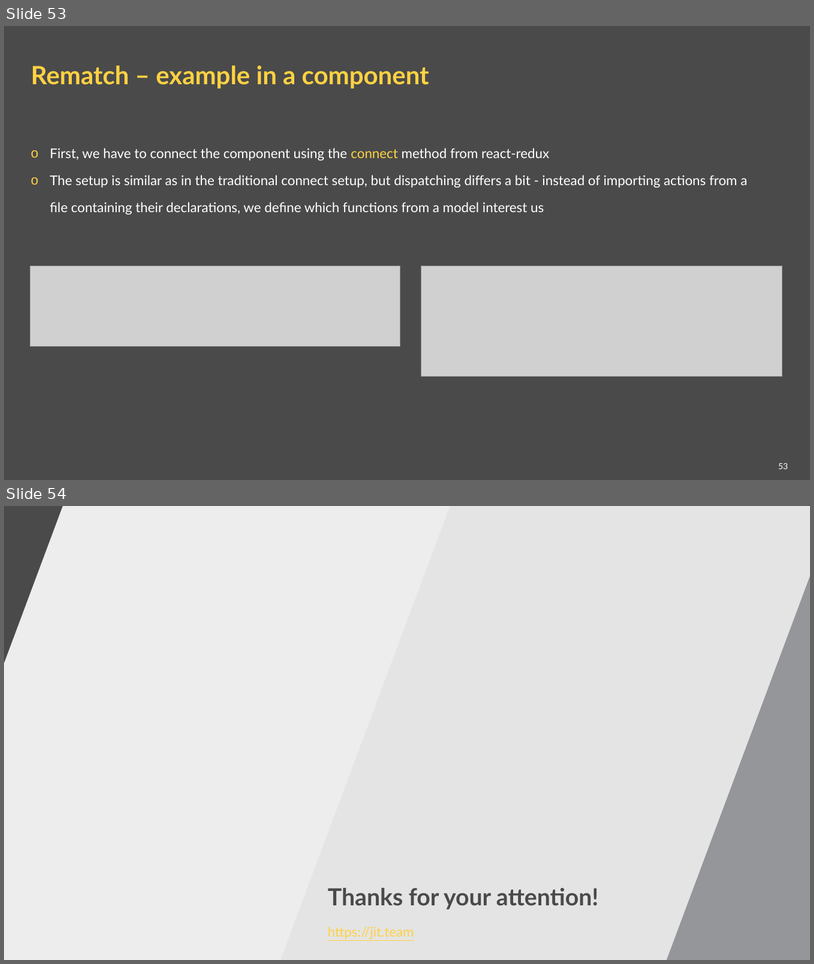
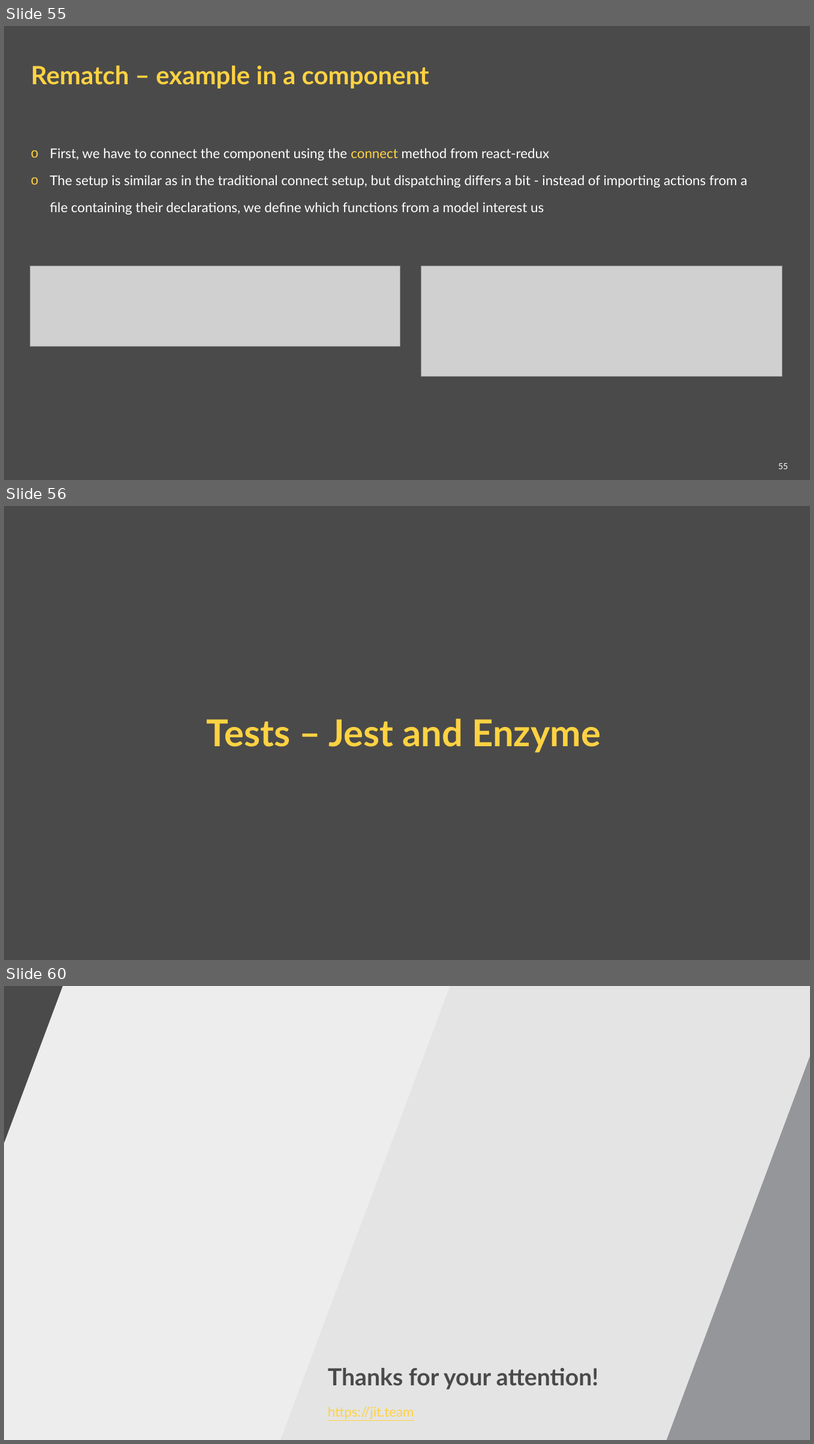
Before and after one commit to ppuzio/react-course-examples, a slide deck: React BEST course.pptx. Shown one above the other, each under a label of ours: slides 53 and 54 before the commit, slides 55, 56 and 60 after it; the slides between them are not shown. The pictures are 814x964 and 814x1444 pixels, drawn with LibreOffice and Linux fonts; fonts in the diff are those of the drawing; grey boxes stand for pictures; background and template pictures are left out. Boxes give left, top, right and bottom in pixels: in the first picture for what was removed or moved away, otherwise in the second. Text is boxed around its words. In the diff, an @@ line names an element or a change of style, - is before the commit and + after.

```diff
--- a/React BEST course.pptx
+++ b/React BEST course.pptx
@@ slide 56 added at (4,506,810,960), background #4A4A4A @@
@@ title added at (207,718,601,753), 44 pt, text #FFD242, bold @@
+Tests – Jest and Enzyme
@@ what was slide 53 is now slide 55 @@
@@ page number at (779,463,788,469): text changed @@
-53
+55
@@ what was slide 54 is now slide 60 @@
```
Also in this commit, not shown: 1 slide changed, 5 other slides added, 5 other files.
